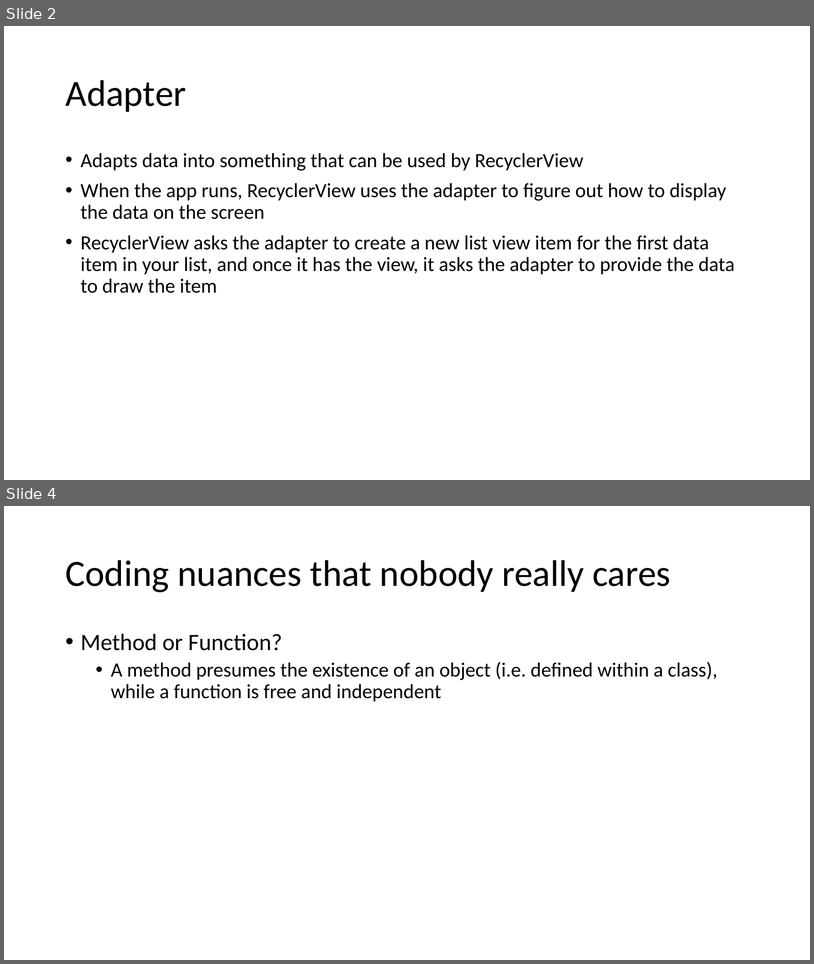
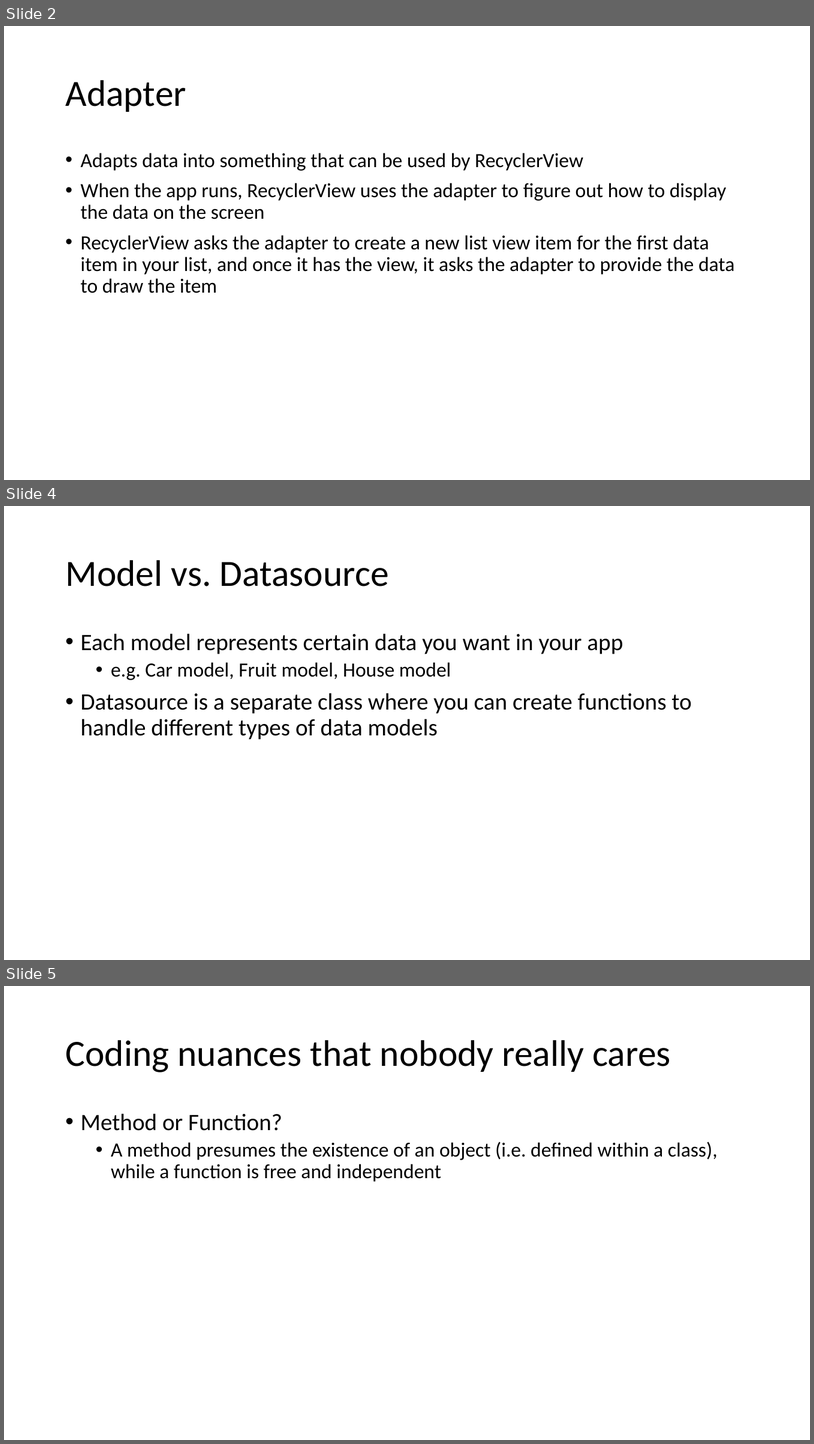
Before and after one commit to joellecorliss/Associate-Android-Developer, a slide deck: Android Activity Lifecycle.pptx. Shown one above the other, each under a label of ours: slides 2 and 4 before the commit, slides 2, 4 and 5 after it; the slides between them are not shown. The pictures are 814x964 and 814x1444 pixels, drawn with LibreOffice and Linux fonts; fonts in the diff are those of the drawing. Boxes give left, top, right and bottom in pixels: in the first picture for what was removed or moved away, otherwise in the second. Text is boxed around its words. In the diff, an @@ line names an element or a change of style, - is before the commit and + after.

```diff
--- a/Android Activity Lifecycle.pptx
+++ b/Android Activity Lifecycle.pptx
@@ slide 4 added at bbox=[4, 506, 810, 960], background #FFFFFF @@
@@ title added at bbox=[65, 560, 389, 586], 44 pt, text #000000 @@
+Model vs. Datasource
@@ text added at bbox=[81, 633, 692, 739], 28 pt, text #000000 @@
+• Each model represents certain data you want in your app
+  • e.g. Car model, Fruit model, House model
+• Datasource is a separate class where you can create functions to handle different types of data models
@@ what was slide 4 is now slide 5 @@
```
Also in this commit, not shown: 1 slide changed, 1 other slide added.
